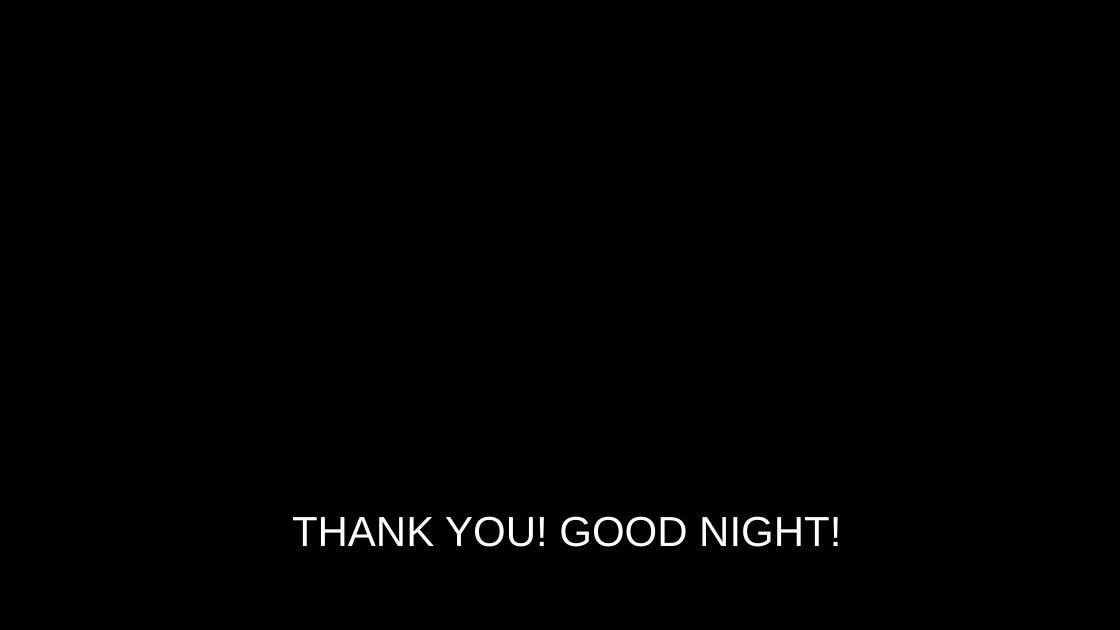
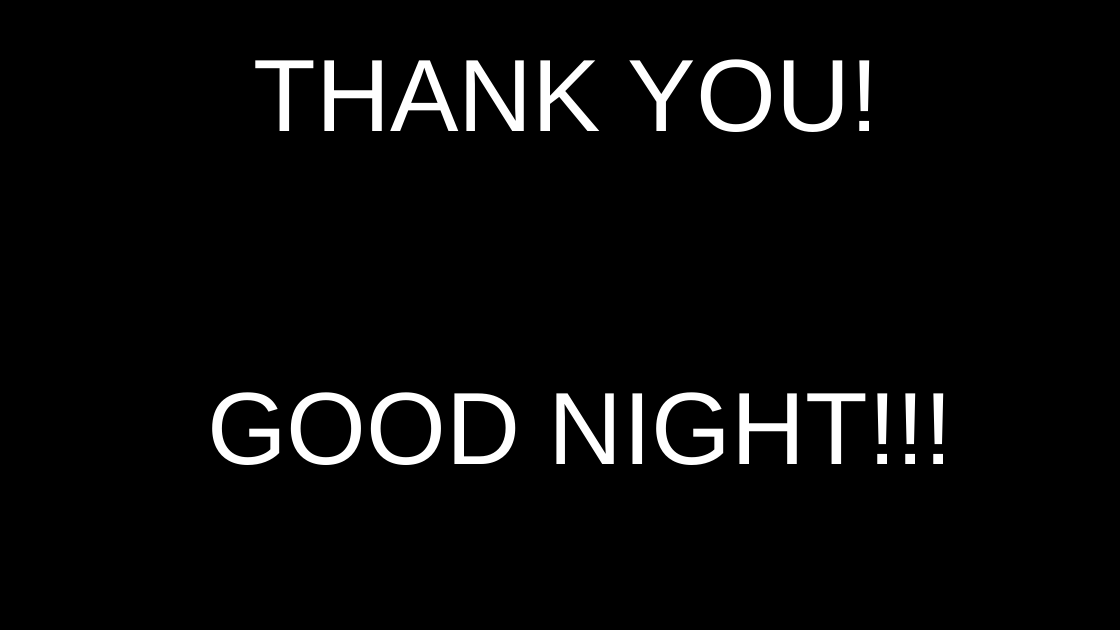
Before and after one commit to mborenstein128/Rock_Hall, a slide deck: slide 10 of RockHall.pptx. Drawn at 1120x630 pixels with LibreOffice and Linux fonts; fonts in the diff are those of the drawing; background and template pictures are left out. Boxes give left, top, right and bottom in pixels: in the first picture for what was removed or moved away, otherwise in the second. Text is boxed around its words. In the diff, an @@ line names an element or a change of style, - is before the commit and + after.

Commit message:
ppt update

```diff
--- a/RockHall.pptx
+++ b/RockHall.pptx
@@ title at (207, 59, 953, 465): text changed; size 36 to 88 pt @@
-THANK YOU! GOOD NIGHT!
+THANK YOU!
+GOOD NIGHT!!!
```
Also in this commit, not shown: 1 other slide changed.
